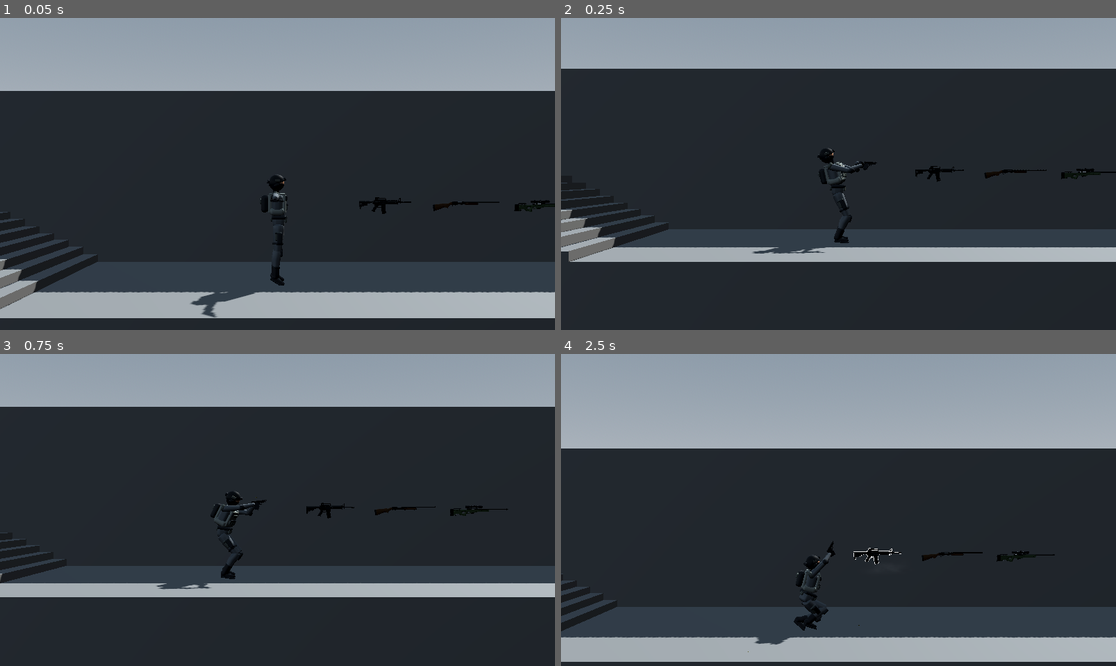
Above: before the commit, frames 1-4 (two rows, left to right).
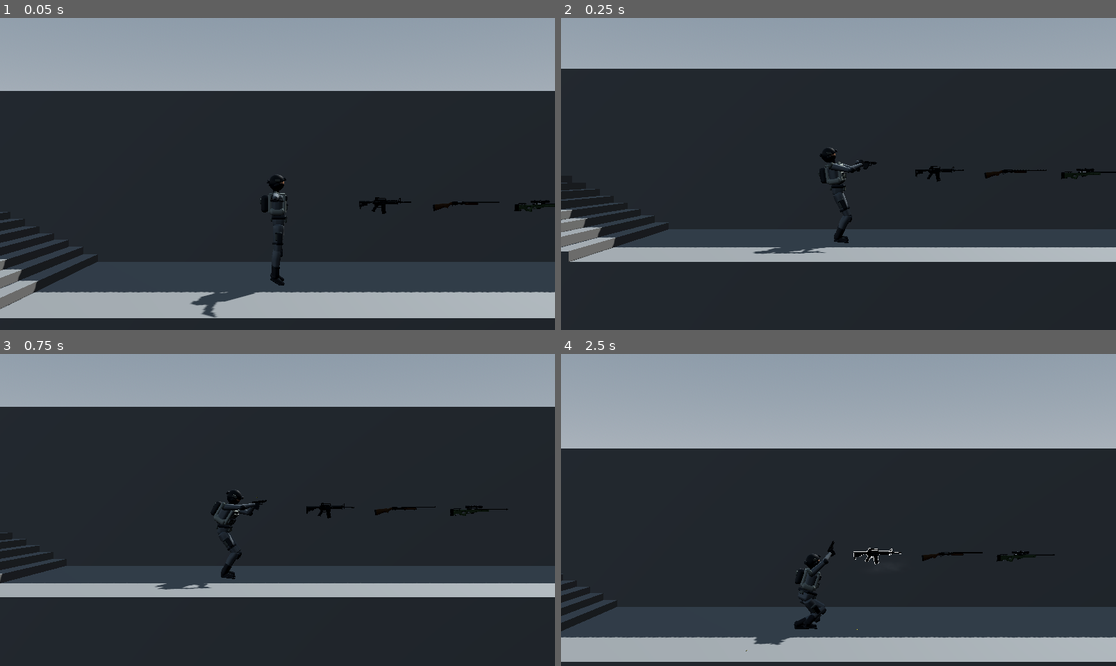
Above: after the commit, the same moments.

Repository: RealAbdurRehman/impulse
Game: Godot game, scene res://scenes/main.tscn
Two runs of this game, one before a commit and one after it. Both use one fixed random seed, a clock stepped at 60 frames per second and the inputs below.
Inputs (mouse positions are in pixels of both pictures, inside the frame that each line leads up to):
- Up to frame 1 (0.05 s): no input
- Up to frame 2 (0.25 s): no input
- Up to frame 3 (0.75 s): tap Enter at 0.5 s; move the mouse to (399, 494) at 0.52 s; hold D (move_right) from 0.53 s (still down); hold Ctrl (crouch) from 0.53 s (still down); right-click (399, 494) at 0.6 s; click (399, 494) at 0.67 s
- Up to frame 4 (2.5 s): tap Space (jump) at 0.77 s; release D (move_right) at 1.25 s; release Ctrl (crouch) at 1.25 s; drag from (727, 525) to (810, 572) at 1.27 s; move the mouse to (894, 441) at 2.02 s; hold D (move_right) from 2.03 s (still down); hold Ctrl (crouch) from 2.03 s (still down); right-click (894, 441) at 2.1 s

Frame 1 is identical in both runs. In frame 2, 0.2% of the frame differs, in the area x 34-57%, y 41-76%; in frame 3, 0.2%; in frame 4, 0.3%, in the area x 33-54%, y 59-96%.

Commit message:
Fix player crouch movement bug
Fixes bug where the player feet would act weirdly on stairs

Diff:
--- a/scripts/player/active_ragdoll.gd
+++ b/scripts/player/active_ragdoll.gd
@@ -14,6 +14,9 @@
 @export_range(0.0, 1.0) var foot_linear_assist: float = 1.0
 
 @export_group("Leg Strength")
+@export_range(0.05, 1.0) var upper_leg_mass_scale := 0.1
+@export_range(0.05, 1.0) var lower_leg_mass_scale := 0.2
+@export_range(0.05, 1.0) var foot_mass_scale := 0.5
 @export var legs_ignore_each_other := false
 
 @export var foot_angular_frequency_hz := 18.0
@@ -33,8 +36,12 @@
 @export_group("Feedforward")
 @export var max_ff_angular_speed := 40.0
 @export var feedforward_smoothing_hz := 30.0
+@export var body_velocity_smoothing := 6.0
 
 @export_range(0.0, 1.0) var feedforward := 1.0
+@export_range(0.0, 1.0) var lower_body_feedforward := 0.0
+@export_range(0.0, 1.0) var foot_feedforward := 1.0
+@export_range(0.0, 1.0) var leg_feedforward := 0.0
 
 @export_group("Upper Body")
 @export var upper_body_stiffness_scale := 10.0
@@ -43,7 +50,7 @@
 @export var arm_angular_damping_ratio := 1.0
 
 @export_range(0.0, 1.0) var arm_linear_assist := 1.0
-@export_range(0.0, 1.0) var torso_linear_assist := 0.6
+@export_range(0.0, 1.0) var torso_linear_assist := 1.0
 
 @export_group("Upright")
 @export var upright_torque: float = 2800.0
@@ -59,7 +66,7 @@
 @export var shoulder_limits := Vector3(175.0, 150.0, 175.0)
 @export var wrist_limits := Vector3(170.0, 110.0, 170.0)
 @export var hip_limits := Vector3(135.0, 45.0, 135.0)
-@export var ankle_limits := Vector3(55.0, 25.0, 55.0)
+@export var ankle_limits := Vector3(115.0, 115.0, 115.0)
 
 @export var free_shoulders := true
 @export var mirror_left_elbow := true
@@ -122,6 +129,8 @@
 
 var _ff_ang: Dictionary = { }
 var _ff_lin: Dictionary = { }
+
+var _body_v := Vector3.ZERO
 
 
 func _ready() -> void:
@@ -152,6 +161,14 @@
 	for b in physical_bones:
 		b.gravity_scale = 1.0 - gravity_compensation
 
+		var bone_name := String(b.bone_name)
+		if bone_name.ends_with("UpLeg"):
+			b.mass *= upper_leg_mass_scale
+		elif bone_name.ends_with("Leg"):
+			b.mass *= lower_leg_mass_scale
+		elif bone_name.ends_with("Foot"):
+			b.mass *= foot_mass_scale
+
 	if override_joint_limits:
 		_apply_joint_limits()
 
@@ -348,10 +365,20 @@
 
 
 func _body_velocity() -> Vector3:
-	return player_body.velocity
+	return _body_v
+
+
+func _update_body_velocity(delta: float) -> void:
+	var v := player_body.velocity
+	if body_velocity_smoothing <= 0.0:
+		_body_v = v
+	else:
+		_body_v = _body_v.lerp(v, 1.0 - exp(-body_velocity_smoothing * delta))
 
 
 func _physics_process(delta: float) -> void:
+	_update_body_velocity(delta)
+
 	for bone in physical_bones:
 		var target := _target_body_transform(bone)
 
@@ -410,6 +437,21 @@
 				)
 
 
+## Arms and head keep full feedforward so aiming stays snappy; hips, torso and
+## legs track without it, which stops each step jerking the whole body.
+func _feedforward_for(bone: PhysicalBone3D) -> float:
+	if bone in arm_bones or bone.bone_name.ends_with("Head"):
+		return feedforward
+
+	if bone in feet_bones:
+		return foot_feedforward
+
+	if bone in leg_bones:
+		return leg_feedforward
+
+	return lower_body_feedforward
+
+
 func _update_feedforward(bone: PhysicalBone3D, target: Transform3D, delta: float) -> void:
 	var dt := maxf(delta, 0.0001)
 	var blend := 1.0 - exp(-feedforward_smoothing_hz * delta)
@@ -443,7 +485,7 @@
 func _apply_angular_track(bone: PhysicalBone3D, target: Transform3D, delta: float) -> void:
 	var k := _bone_ang_k(bone)
 	var c := _bone_ang_c(bone)
-	var ff: Vector3 = (_ff_ang[bone] as Vector3) * feedforward
+	var ff: Vector3 = (_ff_ang[bone] as Vector3) * _feedforward_for(bone)
 
 	var current_q := bone.global_transform.basis.get_rotation_quaternion()
 	var target_q := target.basis.get_rotation_quaternion()
@@ -471,7 +513,7 @@
 	var body_v := _body_velocity()
 	var ff_v: Vector3 = _ff_lin[bone]
 
-	var target_v := body_v.lerp(ff_v, feedforward)
+	var target_v := body_v.lerp(ff_v, _feedforward_for(bone))
 	var rel_v := bone.linear_velocity - target_v
 
 	var pos_error: Vector3 = target.origin - bone.global_position
--- a/scripts/player/gait_driver.gd
+++ b/scripts/player/gait_driver.gd
@@ -36,6 +36,8 @@
 	var stance_facing := 1
 
 	var air_offset := Vector3.ZERO
+	var clear_y := 0.0
+	var clear_vel := 0.0
 	var home_at_plant := INF
 
 
@@ -90,6 +92,9 @@
 @export var trail_hip_drop_stairs := 0.3
 
 @export var step_height := 0.22
+@export_range(1.0, 3.0) var swing_front_load := 1.5
+@export_range(1.0, 3.0) var swing_front_load_rise := 2.0
+@export_range(1.0, 3.0) var swing_arc_sharpness := 1.5
 @export var run_step_height_scale := 1.3
 
 @export var crouch_step_height := 0.17
@@ -101,6 +106,11 @@
 
 @export var edge_probe := 0.10
 @export var edge_snap_threshold := 0.05
+@export var toe_reach := 0.2
+@export var heel_reach := 0.07
+@export var swing_clearance := 0.02
+@export var clearance_spring := 16.0
+@export var toe_clear_height := 0.05
 
 @export var idle_speed_threshold := 0.08
 
@@ -169,6 +179,8 @@
 @export var crouch_heel_pitch_degrees := 42.0
 
 @export var crouch_hips_back := 0.07
+
+@export_range(0.0, 1.0) var stairs_heel_relief := 0.7
 
 @export var lean_speed := 5.0
 
@@ -799,6 +811,8 @@
 	f.stance_facing = 1 if fwd.x >= 0.0 else -1
 
 	f.start = f.planted
+	f.clear_y = f.planted.y
+	f.clear_vel = 0.0
 	f.start_normal = f.current_normal
 	f.end = end_pos
 	f.end_normal = fall[1]
@@ -844,10 +858,18 @@
 			lerpf(f.start.y, f.end.y, vk),
 			lerpf(f.start.z, f.end.z, hk),
 		)
-		var arc_k := k
+		var front := swing_front_load
 		if rise > 0.03 and not f.recovery:
-			arc_k = pow(k, 0.6)
-		pos.y += sin(pow(arc_k, 0.75) * PI) * f.lift
+			front = swing_front_load_rise
+
+		var arc_x := 1.0 - pow(1.0 - k, front)
+		pos.y += pow(sin(arc_x * PI), swing_arc_sharpness) * f.lift
+		var need := _foot_floor(pos, f.fdir) + ankle_height + swing_clearance
+		var w := clearance_spring
+		f.clear_vel += (w * w * (need - f.clear_y) - 2.0 * w * f.clear_vel) * delta
+		f.clear_y += f.clear_vel * delta
+		pos.y = maxf(pos.y, lerpf(f.clear_y, 0.0, smoothstep(0.8, 1.0, k)))
+
 		f.current = pos
 		f.fdir = _turn_dir(f.start_dir, f.end_dir, smoothstep(0.1, 0.9, k))
 
@@ -917,6 +939,19 @@
 	_since_land = 0.0
 
 
+## Highest ground under the whole foot (heel to toe), so a swinging foot clears
+## the nosing of a step that only its toe is over.
+func _foot_floor(p: Vector3, dir: Vector3) -> float:
+	var d := signf(dir.x) if absf(dir.x) > 0.01 else _facing_sign()
+	var top := NO_GROUND
+	for off in [-heel_reach, 0.0, toe_reach * 0.5, toe_reach]:
+		var g := _sample_ground(Vector3(p.x + d * off, p.y, p.z))
+		if g[0]:
+			top = maxf(top, float(g[1]))
+
+	return top
+
+
 func _footfall(p: Vector3, d: float) -> Array:
 	var dv := Vector3(d, 0.0, 0.0)
 	var q := Vector3(p.x, player.global_position.y + 0.2, p.z)
@@ -928,6 +963,20 @@
 		var dy: float = toe[1] - heel[1]
 		if absf(dy) > edge_snap_threshold:
 			q += dv * (edge_probe * 1.2 * (1.0 if dy > 0.0 else -1.0))
+
+	# the toe reaches further than the edge probe: if a riser sits inside that
+	# reach, slide back until it clears so the toe is never wedged into a step
+	var base := _sample_ground(q)
+	if base[0]:
+		for i in 5:
+			var reach := _sample_ground(q + dv * toe_reach)
+			if not reach[0] or float(reach[1]) - float(base[1]) < toe_clear_height:
+				break
+
+			q -= dv * 0.03
+			base = _sample_ground(q)
+			if not base[0]:
+				break
 
 	var g := _sample_ground(q)
 	var y: float = g[1] if g[0] else player.global_position.y
@@ -1190,7 +1239,7 @@
 
 
 func _rear_amount(f: Foot) -> float:
-	return 0.0 if _is_front_foot(f) else _crouch_stance()
+	return 0.0 if _is_front_foot(f) else _crouch_stance() * (1.0 - stairs_heel_relief * stairs_amount)
 
 
 func _stagger(f: Foot, fwd: Vector3) -> Vector3:
